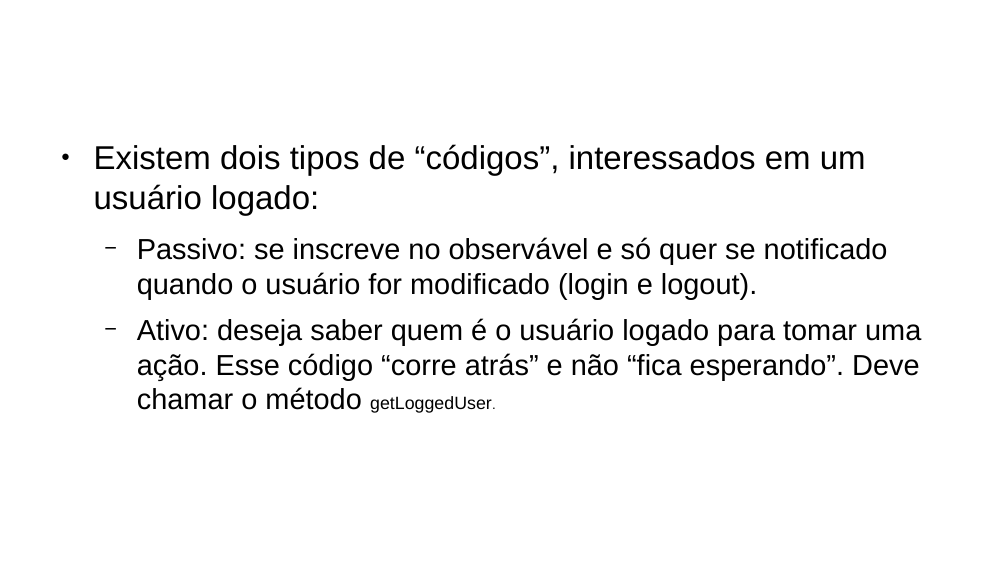
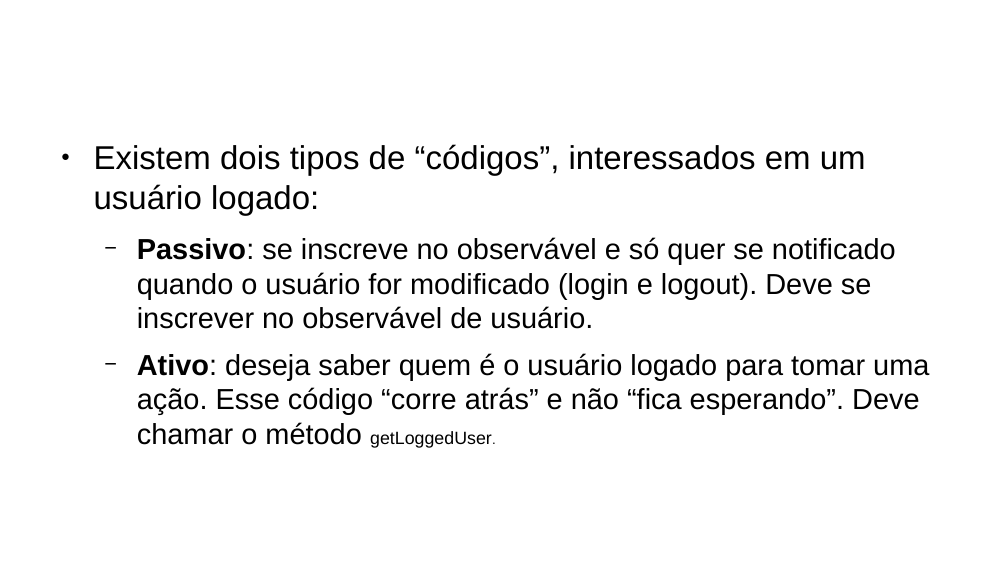
Before and after one commit to CCastro01/PIW-2019_1, a slide deck: slide 55 of SLIDES/14 - Refatoração do Projeto CRUD.odp. Drawn at 1008x567 pixels with LibreOffice and Linux fonts; fonts in the diff are those of the drawing; background and template pictures are left out. Boxes give left, top, right and bottom in pixels: in the first picture for what was removed or moved away, otherwise in the second. Text is boxed around its words. In the diff, an @@ line names an element or a change of style, - is before the commit and + after.

```diff
--- a/SLIDES/14 - Refatoração do Projeto CRUD.odp
+++ b/SLIDES/14 - Refatoração do Projeto CRUD.odp
@@ text at bbox=[137, 237, 896, 329]: text changed @@
-  − Passivo: se inscreve no observável e só quer se notificado quando o usuário for modificado (login e logout).
+  − Passivo: se inscreve no observável e só quer se notificado quando o usuário for modificado (login e logout). Deve se inscrever no observável de usuário.
@@ text at bbox=[137, 353, 929, 448]: bold on in "Ativo:" @@
```
Also in this commit, not shown: 6 slides added, 2 other files.
